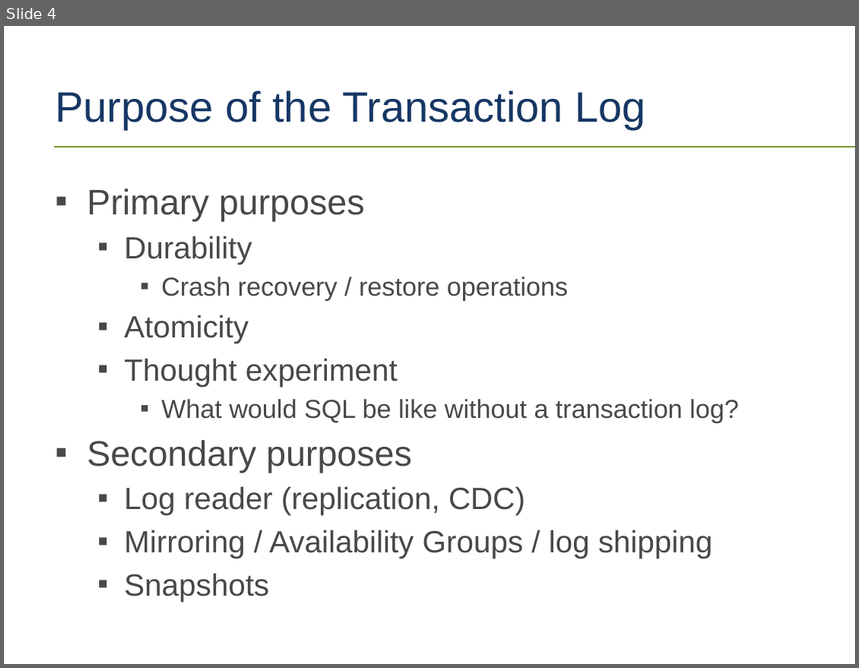
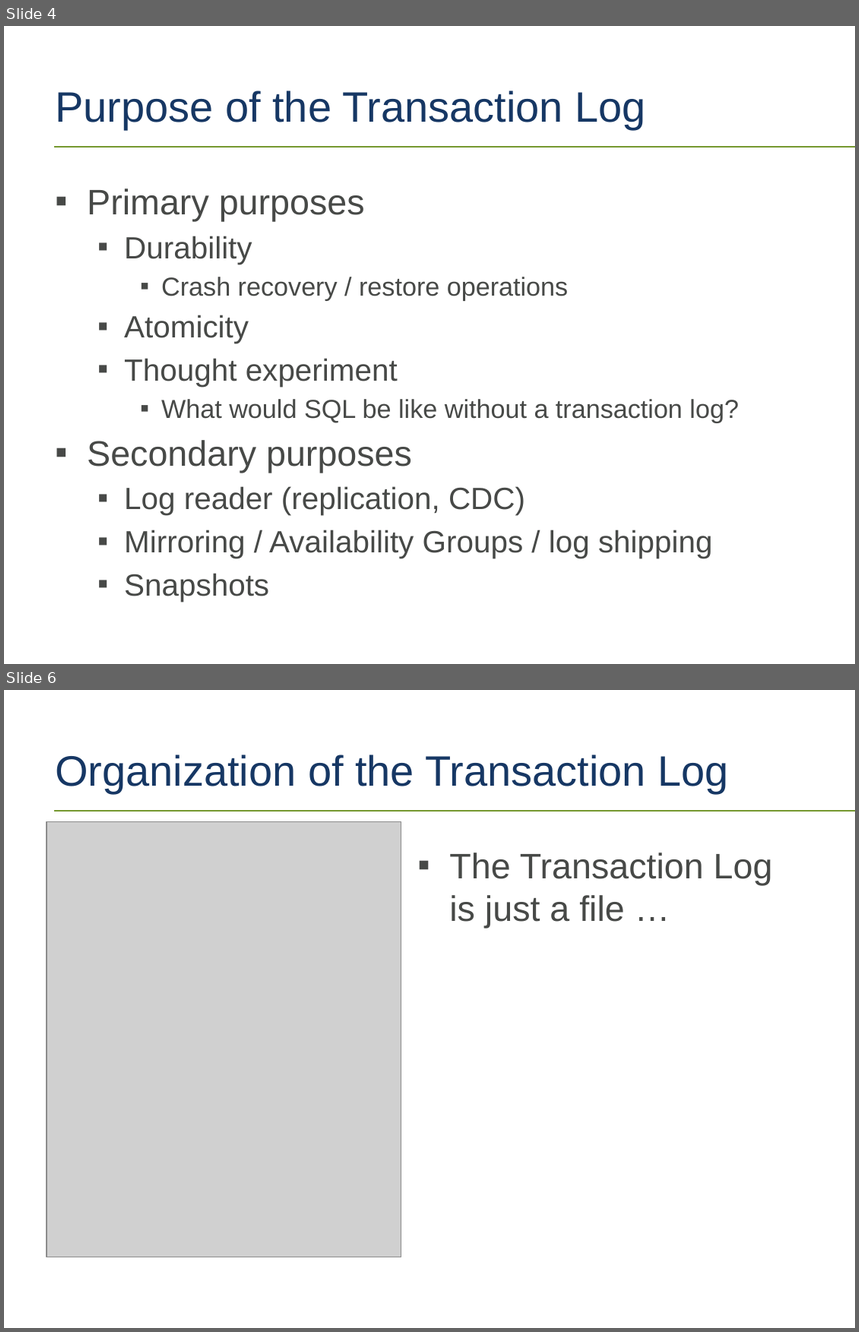
Before and after one commit to tf3604/LogFilePresentation, a slide deck: TransactionLog.pptx. Shown one above the other, each under a label of ours: slide 4 before the commit, slides 4 and 6 after it; the slides between them are not shown. The pictures are 859x668 and 859x1332 pixels, drawn with LibreOffice and Linux fonts; fonts in the diff are those of the drawing; grey boxes stand for pictures; background and template pictures are left out. Boxes give left, top, right and bottom in pixels: in the first picture for what was removed or moved away, otherwise in the second. Text is boxed around its words. In the diff, an @@ line names an element or a change of style, - is before the commit and + after.

Commit message:
Add Visio document for diagrams.  Add Organization of the log file.

```diff
--- a/TransactionLog.pptx
+++ b/TransactionLog.pptx
@@ slide 6 added at <box>4,690,855,1328</box>, background #FFFFFF; not listed: 1 template element that a slide beside it also shows @@
@@ title added at <box>55,755,728,793</box>, 36 pt, text #163764 @@
+Organization of the Transaction Log
@@ picture added at <box>47,822,401,1258</box> @@
@@ text added at <box>449,853,773,928</box>, 30 pt, text #474947 @@
+▪ The Transaction Log is just a file …
```
Also in this commit, not shown: 3 other slides added, 1 other file.
